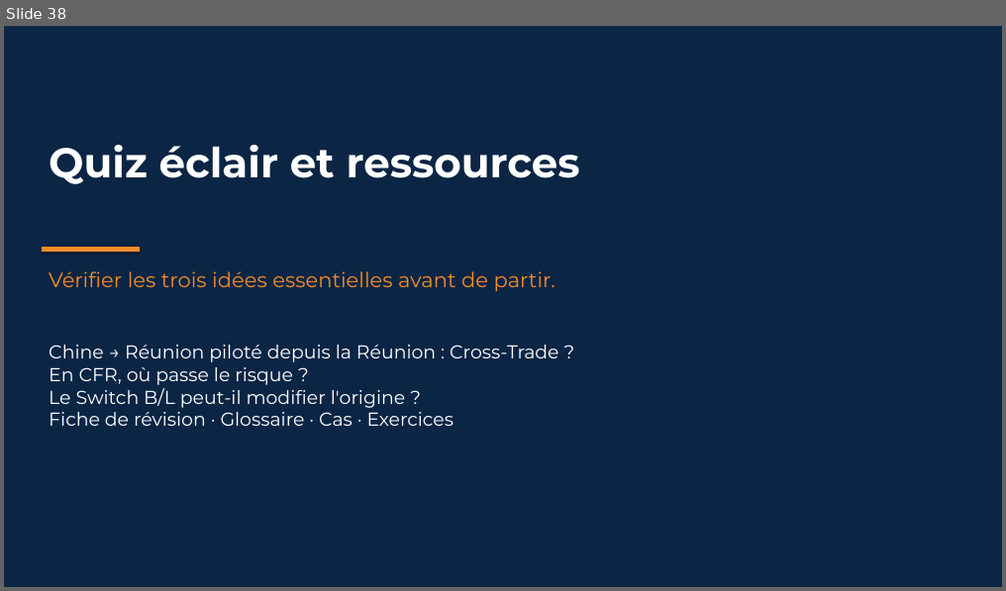
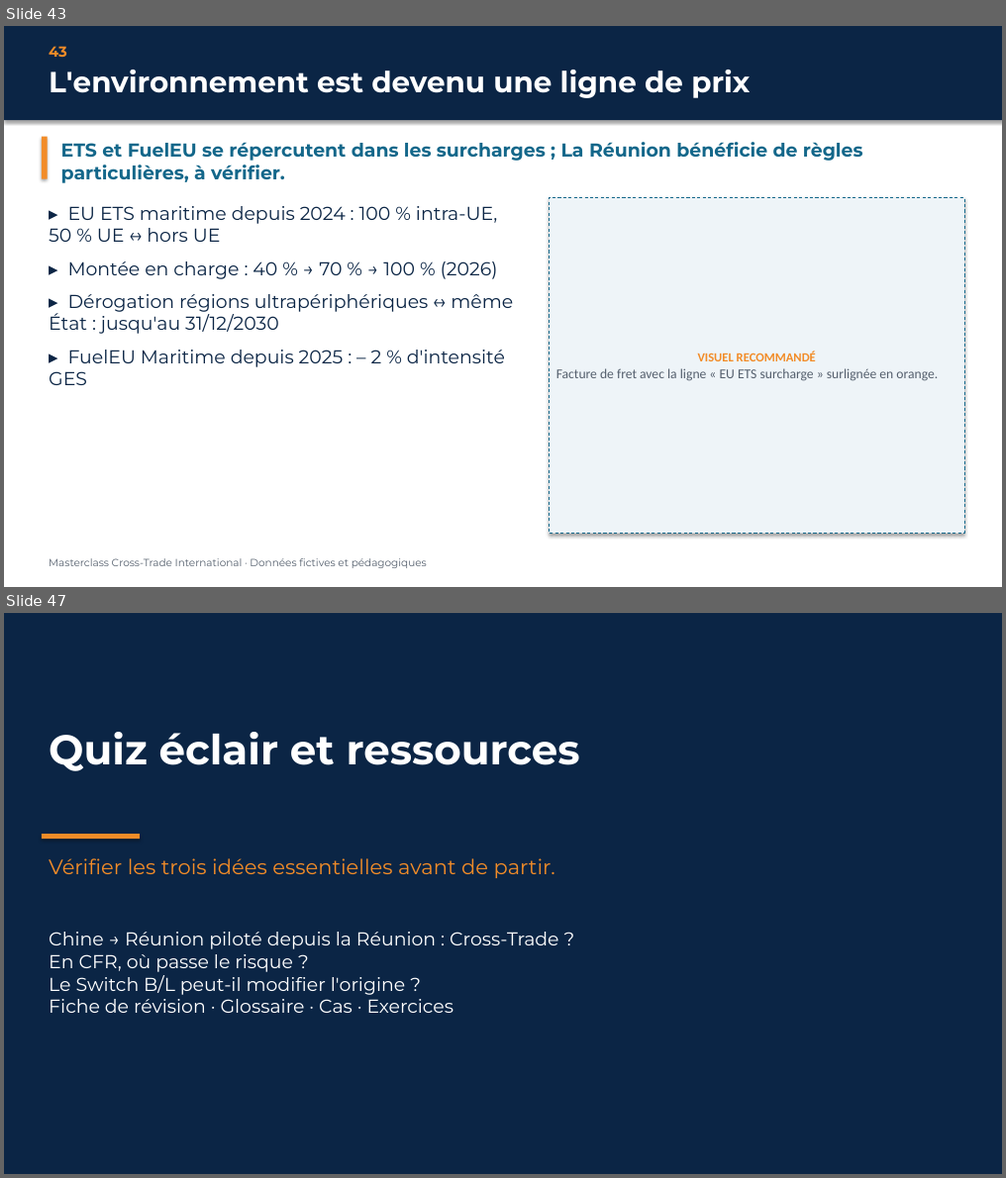
Before and after one commit to houzaifahr974-cyber/houzaifahr974-cyber, a slide deck: masterclass-cross-trade/Masterclass-Cross-Trade.pptx. Shown one above the other, each under a label of ours: slide 38 before the commit, slides 43 and 47 after it; the slides between them are not shown. The pictures are 1006x591 and 1006x1178 pixels, drawn with LibreOffice and Linux fonts; fonts in the diff are those of the drawing. Boxes give left, top, right and bottom in pixels: in the first picture for what was removed or moved away, otherwise in the second. Text is boxed around its words. In the diff, an @@ line names an element or a change of style, - is before the commit and + after.

```diff
--- a/masterclass-cross-trade/Masterclass-Cross-Trade.pptx
+++ b/masterclass-cross-trade/Masterclass-Cross-Trade.pptx
@@ slide 43 added at (4,26,1002,587), background #FFFFFF @@
@@ rectangle added at (4,26,1002,120), fill #0B2545 @@
@@ text added at (49,46,67,57), 14 pt, text #F28C28, bold @@
+43
@@ text added at (49,70,749,98), 28 pt, text #FFFFFF, bold @@
+L'environnement est devenu une ligne de prix
@@ rectangle added at (42,137,48,179), fill #F28C28 @@
@@ text added at (61,142,863,183), 18 pt, text #13678A, bold @@
+ETS et FuelEU se répercutent dans les surcharges ; La Réunion bénéficie de règles particulières, à vérifier.
@@ rectangle added at (549,198,964,534), fill #EEF4F8, outline #13678A 0.75 pt dashed, 13 pt, text #55606E @@
+VISUEL RECOMMANDÉ
+Facture de fret avec la ligne « EU ETS surcharge » surlignée en orange.
@@ text added at (49,206,513,385), 18 pt, text #0B2545 @@
+▸ EU ETS maritime depuis 2024 : 100 % intra-UE, 50 % UE ↔ hors UE
+▸ Montée en charge : 40 % → 70 % → 100 % (2026)
+▸ Dérogation régions ultrapériphériques ↔ même État : jusqu'au 31/12/2030
+▸ FuelEU Maritime depuis 2025 : – 2 % d'intensité GES
@@ text added at (49,559,427,569), 10 pt, text #55606E @@
+Masterclass Cross-Trade International · Données fictives et pédagogiques
@@ what was slide 38 is now slide 47 @@
```
Also in this commit, not shown: 1 slide changed, 8 other slides added, 14 other files.
